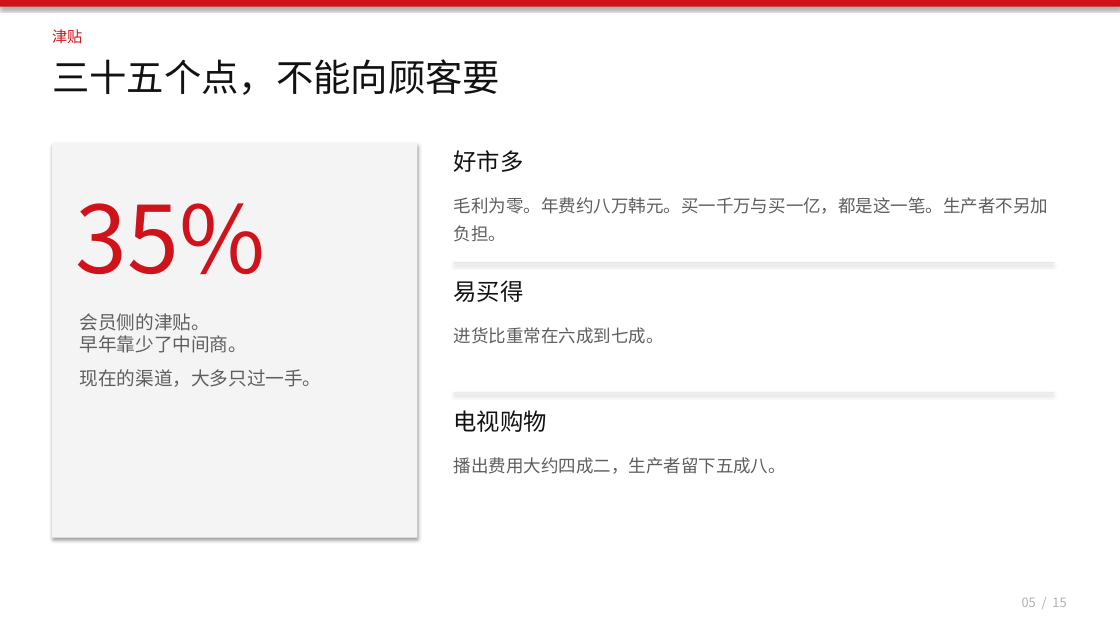
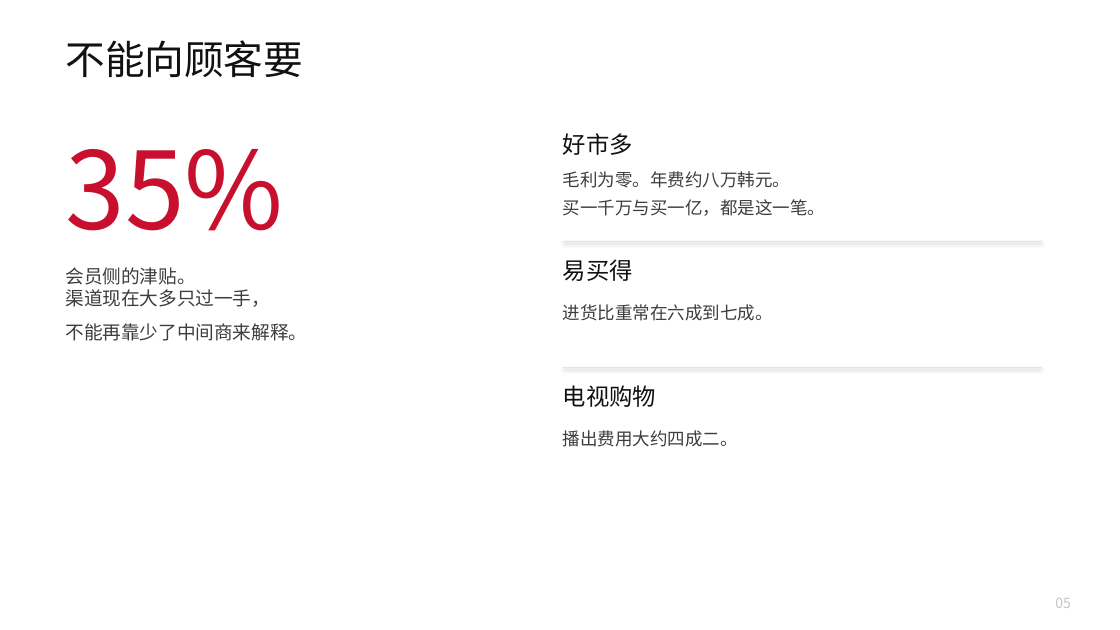
Before and after one commit to headshot9999/xiaoyi, a slide deck: slide 5 of 艾多美何以成为100兆韩元企业.pptx. Drawn at 1120x630 pixels with LibreOffice and Linux fonts; fonts in the diff are those of the drawing. Boxes give left, top, right and bottom in pixels: in the first picture for what was removed or moved away, otherwise in the second. Text is boxed around its words. In the diff, an @@ line names an element or a change of style, - is before the commit and + after.

```diff
--- a/艾多美何以成为100兆韩元企业.pptx
+++ b/艾多美何以成为100兆韩元企业.pptx
@@ rectangle removed at (x1=0, y1=0, x2=1120, y2=7) @@
@@ text removed at (x1=52, y1=29, x2=82, y2=43) @@
-津贴
@@ text at (x1=65, y1=40, x2=303, y2=78): text changed; size 32 to 34 pt; text colour #121212 to #111111 @@
-三十五个点，不能向顾客要
+不能向顾客要
@@ rectangle removed at (x1=52, y1=143, x2=418, y2=538) @@
@@ text "35%" moved from (x1=76, y1=203, x2=266, y2=275) to (x1=65, y1=149, x2=283, y2=231) @@
@@ text "35%" at (x1=65, y1=149, x2=283, y2=231): size 80 to 92 pt, text colour #D0121A to #C8102E @@
@@ text "好市多" moved from (x1=454, y1=150, x2=524, y2=172) to (x1=563, y1=133, x2=633, y2=155) @@
@@ text at (x1=563, y1=171, x2=825, y2=216): text changed; text colour #5E5E5E to #3D3D3D @@
-毛利为零。年费约八万韩元。买一千万与买一亿，都是这一笔。生产者不另加负担。
+毛利为零。年费约八万韩元。
+买一千万与买一亿，都是这一笔。
@@ text at (x1=65, y1=267, x2=307, y2=341): text changed; text colour #5E5E5E to #3D3D3D @@
-会员侧的津贴。
-早年靠少了中间商。
-现在的渠道，大多只过一手。
+会员侧的津贴。
+渠道现在大多只过一手，
+不能再靠少了中间商来解释。
@@ text "易买得" moved from (x1=454, y1=280, x2=524, y2=302) to (x1=563, y1=259, x2=633, y2=281) @@
@@ rectangle added at (x1=563, y1=241, x2=1042, y2=242), fill #E4E4E4 @@
@@ text "进货比重常在六成到七成。" moved from (x1=454, y1=327, x2=664, y2=344) to (x1=563, y1=304, x2=773, y2=321) @@
@@ text "进货比重常在六成到七成。" at (x1=563, y1=304, x2=773, y2=321): text colour #5E5E5E to #3D3D3D @@
@@ text colour #121212 to #111111 in 3 elements at (x1=563, y1=133, x2=633, y2=155), (x1=563, y1=259, x2=633, y2=281), (x1=563, y1=385, x2=656, y2=407) @@
@@ text "电视购物" moved from (x1=454, y1=410, x2=547, y2=432) to (x1=563, y1=385, x2=656, y2=407) @@
@@ rectangle resized from (x1=454, y1=262, x2=1054, y2=263) to (x1=563, y1=367, x2=1042, y2=368) @@
@@ rectangle at (x1=563, y1=367, x2=1042, y2=368): fill #E6E6E6 to #E4E4E4 @@
@@ rectangle removed at (x1=454, y1=392, x2=1054, y2=393) @@
@@ text at (x1=563, y1=430, x2=738, y2=447): text changed; text colour #5E5E5E to #3D3D3D @@
-播出费用大约四成二，生产者留下五成八。
+播出费用大约四成二。
@@ text at (x1=1055, y1=598, x2=1071, y2=608): text changed; size 11 to 12 pt; text colour #B0B0B0 to #C4C4C4 @@
-05 / 15
+05
```
Also in this commit, not shown: 14 other slides changed, 2 other files.
